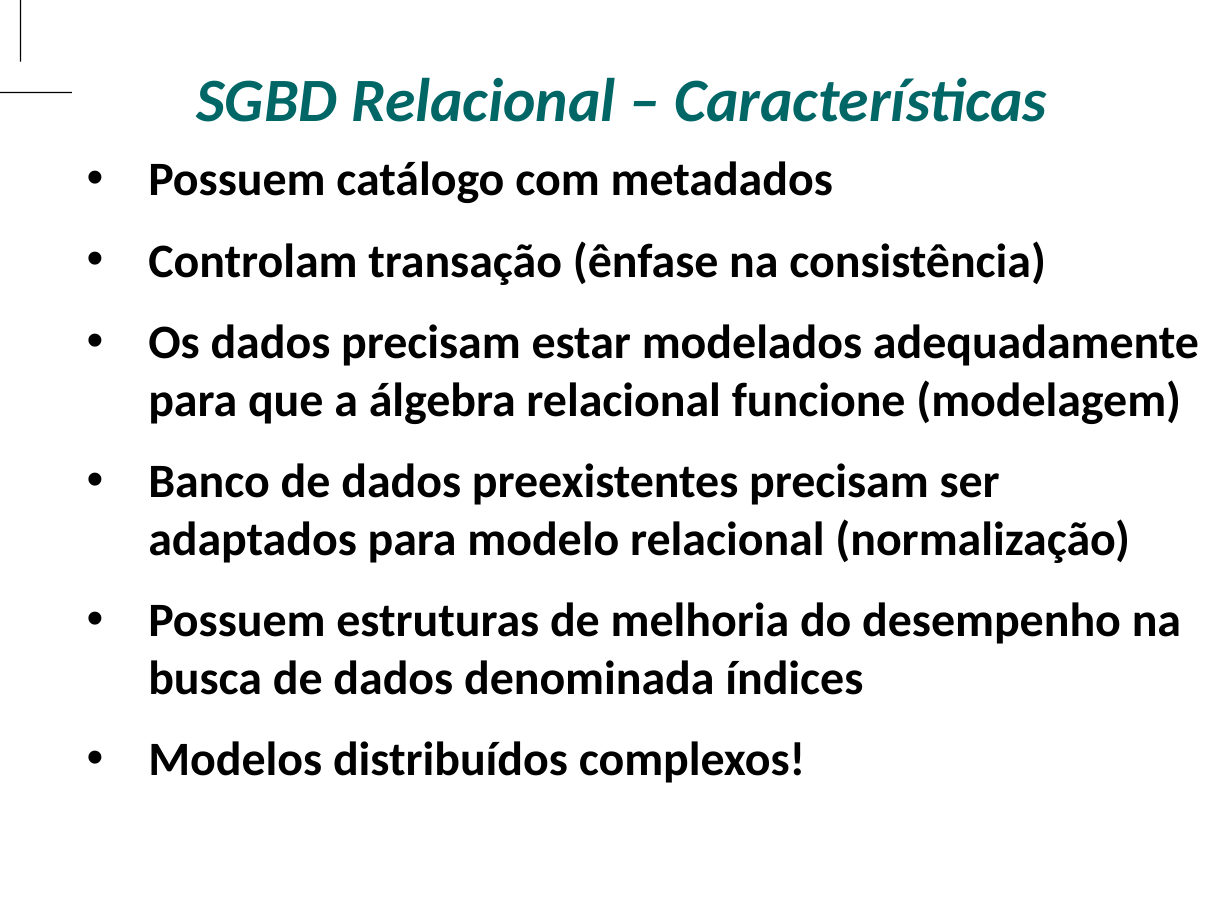
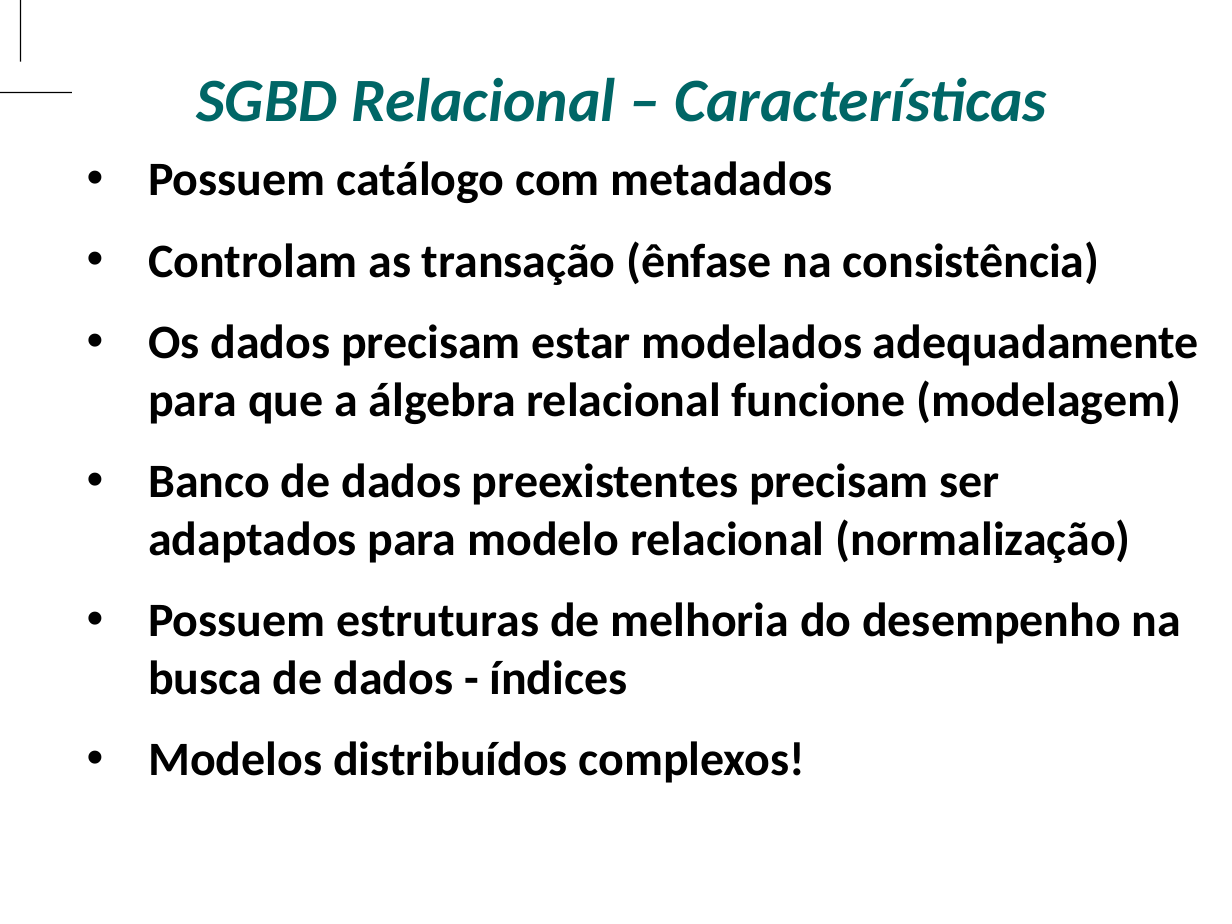
Before and after one commit to antoniomralmeida/bd, a slide deck: slide 19 of BANCO DE DADOS.pptx. Drawn at 1232x924 pixels with LibreOffice and Linux fonts; fonts in the diff are those of the drawing; background and template pictures are left out. Boxes give left, top, right and bottom in pixels: in the first picture for what was removed or moved away, otherwise in the second. Text is boxed around its words. In the diff, an @@ line names an element or a change of style, - is before the commit and + after.

```diff
--- a/BANCO DE DADOS.pptx
+++ b/BANCO DE DADOS.pptx
@@ text at (x1=148, y1=241, x2=1100, y2=285): text changed @@
-• Controlam transação (ênfase na consistência)
+• Controlam as transação (ênfase na consistência)
@@ text at (x1=148, y1=602, x2=1181, y2=695): text changed @@
-• Possuem estruturas de melhoria do desempenho na busca de dados denominada índices
+• Possuem estruturas de melhoria do desempenho na busca de dados - índices
```
Also in this commit, not shown: 3 other slides changed, 13 slides added.
